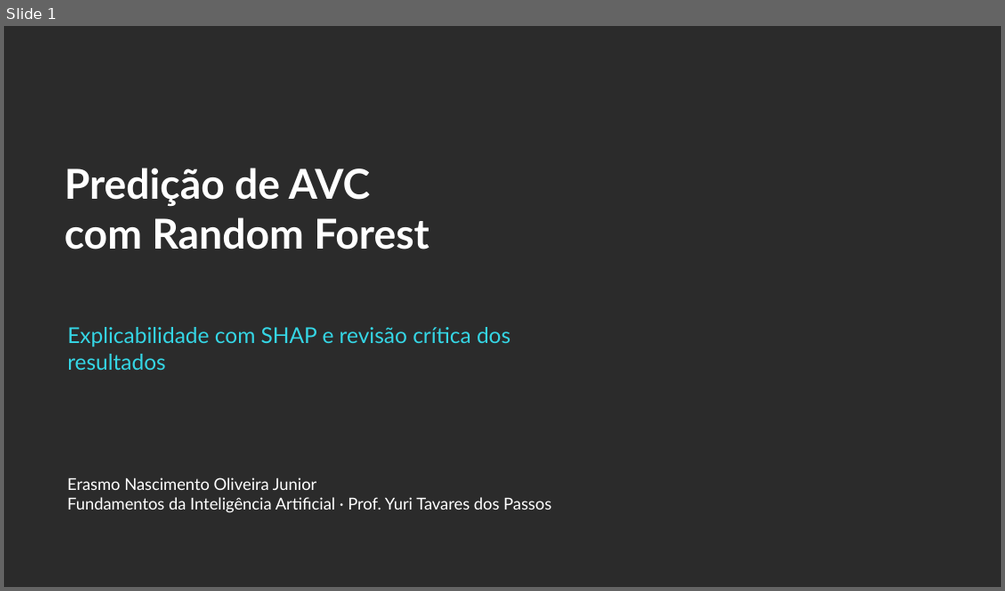
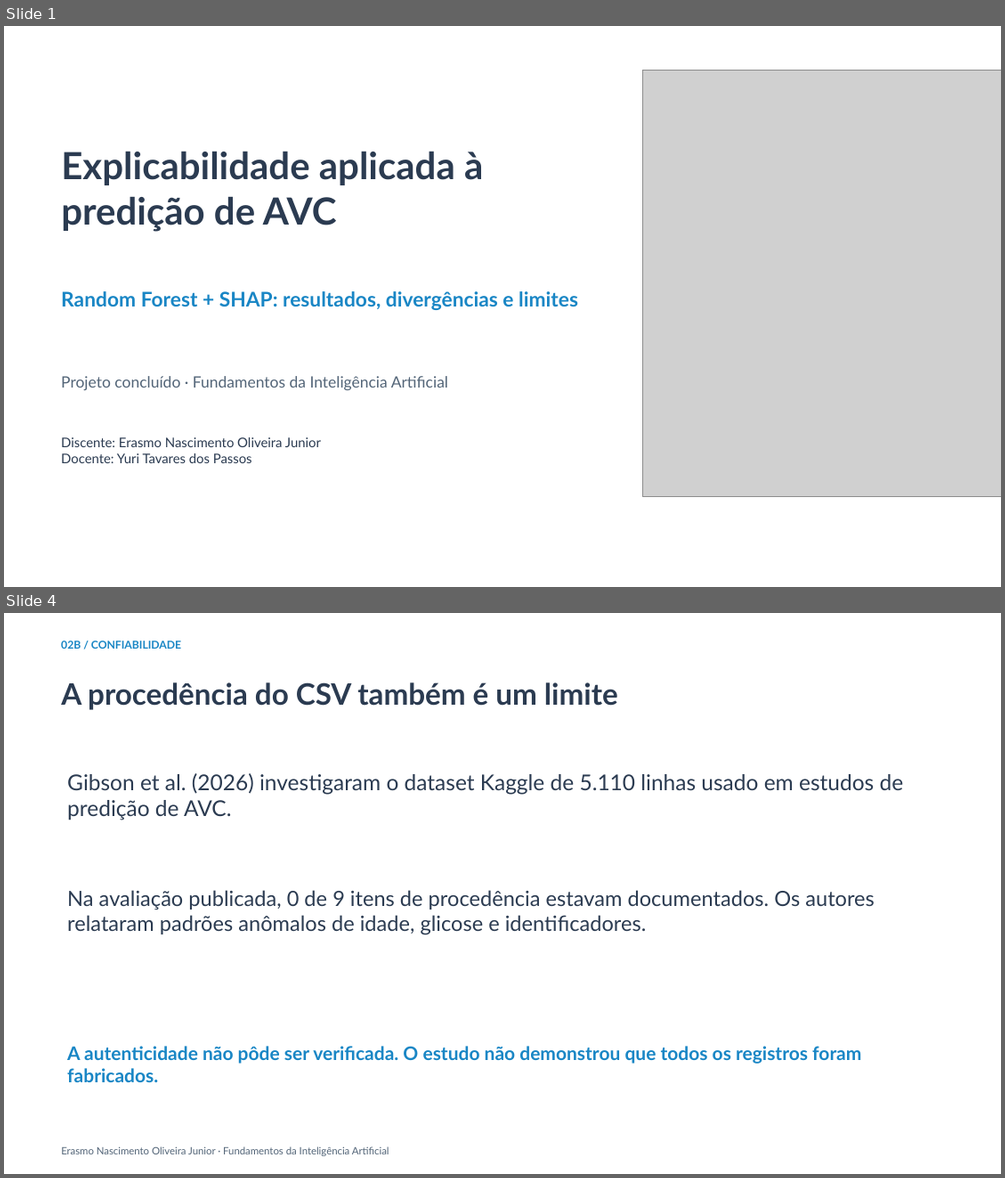
Before and after one commit to Erasmojuniordev/xai-avc-shap, a slide deck: projeto-python/apresentacao/Apresentacao_Critica_AVC_SHAP.pptx. Shown one above the other, each under a label of ours: slide 1 before the commit, slides 1 and 4 after it; the slides between them are not shown. The pictures are 1005x591 and 1005x1178 pixels, drawn with LibreOffice and Linux fonts; fonts in the diff are those of the drawing; grey boxes stand for pictures; background and template pictures are left out; a plain dark background stands for a picture behind light text. Boxes give left, top, right and bottom in pixels: in the first picture for what was removed or moved away, otherwise in the second. Text is boxed around its words. In the diff, an @@ line names an element or a change of style, - is before the commit and + after.

Commit message:
docs: reformula apresentação final de RF e SHAP
Atualiza 14 lâminas no visual da proposta inicial com divergências do artigo, crítica à procedência, resultados em teste intocado, gráficos SHAP e explicação de um falso negativo.

```diff
--- a/projeto-python/apresentacao/Apresentacao_Critica_AVC_SHAP.pptx
+++ b/projeto-python/apresentacao/Apresentacao_Critica_AVC_SHAP.pptx
@@ slide 4 added at (x1=4, y1=613, x2=1001, y2=1174), background #FFFFFF @@
@@ text added at (x1=61, y1=641, x2=181, y2=649), 10.5 pt, text #1986C5, bold @@
+02B / CONFIABILIDADE
@@ text added at (x1=61, y1=682, x2=618, y2=710), 28.5 pt, text #2B3B51, bold @@
+A procedência do CSV também é um limite
@@ text added at (x1=67, y1=773, x2=904, y2=820), 21 pt, text #2B3B51 @@
+Gibson et al. (2026) investigaram o dataset Kaggle de 5.110 linhas usado em estudos de predição de AVC.
@@ text added at (x1=67, y1=890, x2=874, y2=935), 20.2 pt, text #2B3B51 @@
+Na avaliação publicada, 0 de 9 itens de procedência estavam documentados. Os autores relataram padrões anômalos de idade, glicose e identificadores.
@@ text added at (x1=67, y1=1046, x2=861, y2=1082), 18 pt, text #1986C5, bold @@
+A autenticidade não pôde ser verificada. O estudo não demonstrou que todos os registros foram fabricados.
@@ text added at (x1=61, y1=1146, x2=389, y2=1156), 9.8 pt, text #536578 @@
+Erasmo Nascimento Oliveira Junior · Fundamentos da Inteligência Artificial
@@ slide 1 changed as well @@
@@ background picture (left out) to #FFFFFF @@
@@ picture added at (x1=643, y1=70, x2=1001, y2=496) @@
@@ text added at (x1=61, y1=151, x2=483, y2=232), 36 pt, text #2B3B51, bold @@
+Explicabilidade aplicada à
+predição de AVC
@@ text at (x1=61, y1=291, x2=578, y2=310): text changed; size 39.8 to 19.5 pt; text colour #FFFFFF to #1986C5 @@
-Predição de AVC
-com Random Forest
+Random Forest + SHAP: resultados, divergências e limites
@@ text at (x1=61, y1=376, x2=448, y2=390): text changed; size 21 to 15 pt; text colour #35D6E5 to #536578 @@
-Explicabilidade com SHAP e revisão crítica dos resultados
+Projeto concluído · Fundamentos da Inteligência Artificial
@@ text at (x1=61, y1=437, x2=321, y2=463): text changed; size 15.8 to 12.8 pt; text colour #FFFFFF to #2B3B51 @@
-Erasmo Nascimento Oliveira Junior
-Fundamentos da Inteligência Artificial · Prof. Yuri Tavares dos Passos
+Discente: Erasmo Nascimento Oliveira Junior
+Docente: Yuri Tavares dos Passos
```
Also in this commit, not shown: 12 other slides added, 11 slides removed.
